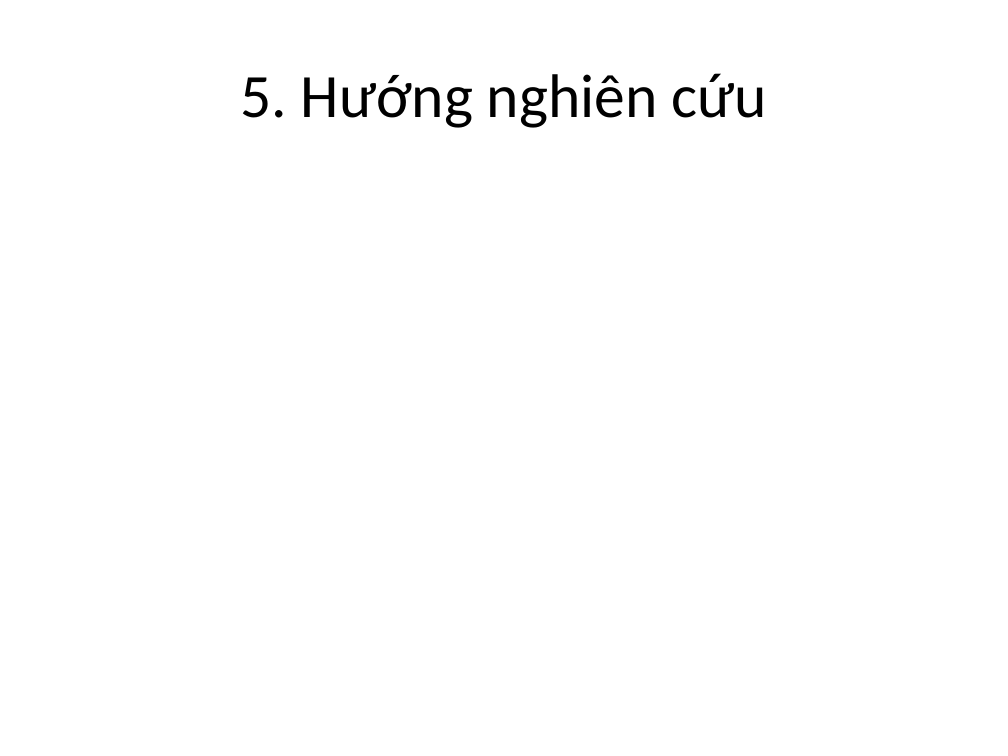
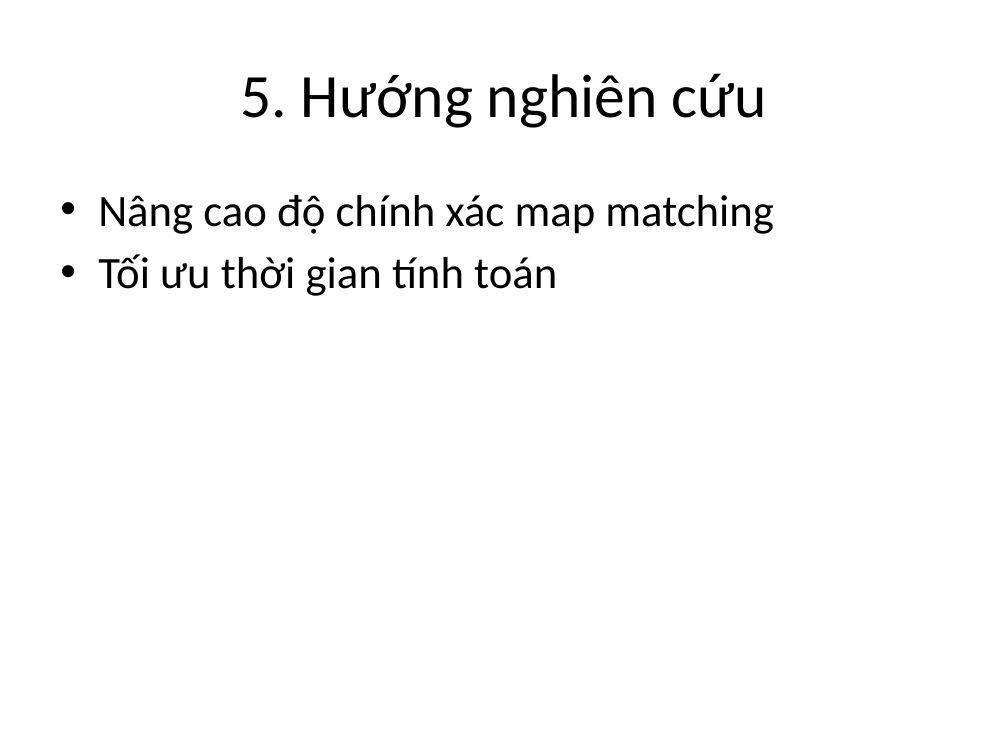
Before and after one commit to alidiepuit/master_ITS, a slide deck: slide 14 of New Microsoft PowerPoint Presentation.pptx (slide 11 before the commit). Drawn at 1008x756 pixels with LibreOffice and Linux fonts; fonts in the diff are those of the drawing. Boxes give left, top, right and bottom in pixels: in the first picture for what was removed or moved away, otherwise in the second. Text is boxed around its words. In the diff, an @@ line names an element or a change of style, - is before the commit and + after.

```diff
--- a/New Microsoft PowerPoint Presentation.pptx
+++ b/New Microsoft PowerPoint Presentation.pptx
@@ text added at [98, 195, 774, 296], 32 pt, text #000000 @@
+• Nâng cao độ chính xác map matching
+• Tối ưu thời gian tính toán
```
Also in this commit, not shown: 6 other slides changed, 3 slides added.
